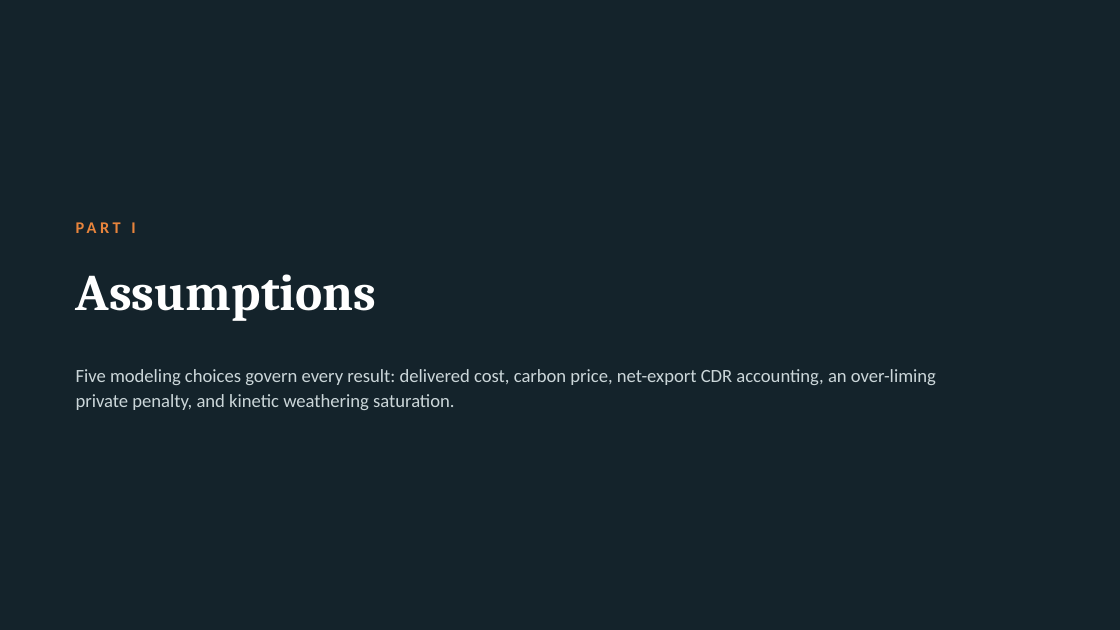
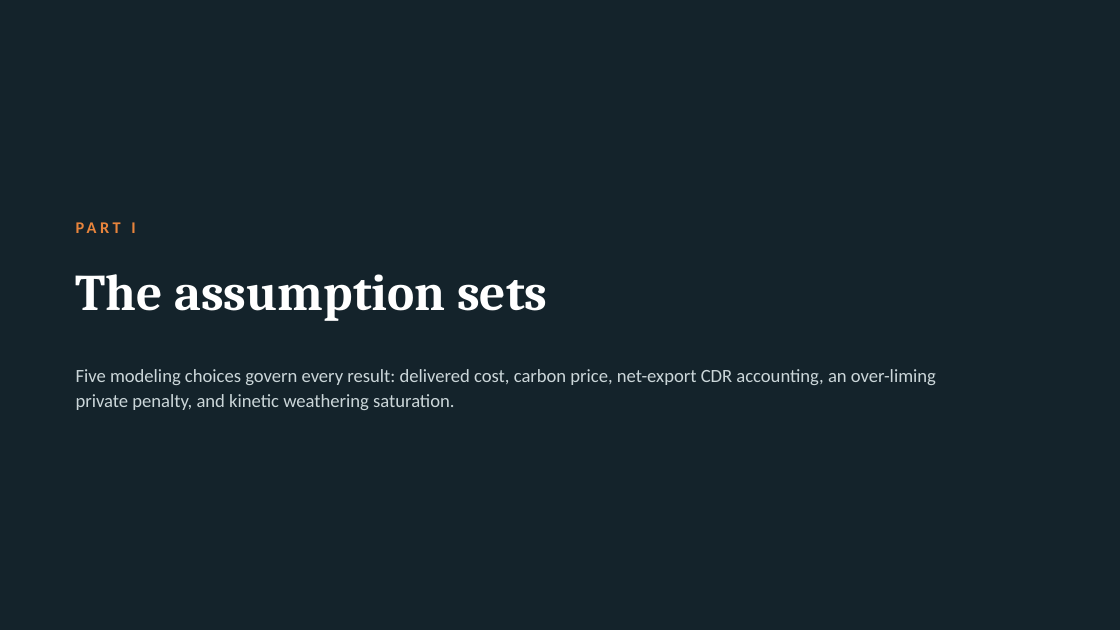
Before and after one commit to chamb244/erw-exante-v2, a slide deck: slide 6 of paper/ERW_public_private_returns_walkthrough.pptx. Drawn at 1120x630 pixels with LibreOffice and Linux fonts; fonts in the diff are those of the drawing. Boxes give left, top, right and bottom in pixels: in the first picture for what was removed or moved away, otherwise in the second. Text is boxed around its words. In the diff, an @@ line names an element or a change of style, - is before the commit and + after.

```diff
--- a/paper/ERW_public_private_returns_walkthrough.pptx
+++ b/paper/ERW_public_private_returns_walkthrough.pptx
@@ text at <box>76,274,548,321</box>: text changed @@
-Assumptions
+The assumption sets
```
Also in this commit, not shown: 14 other slides changed, 1 slide added, 3 other files.
